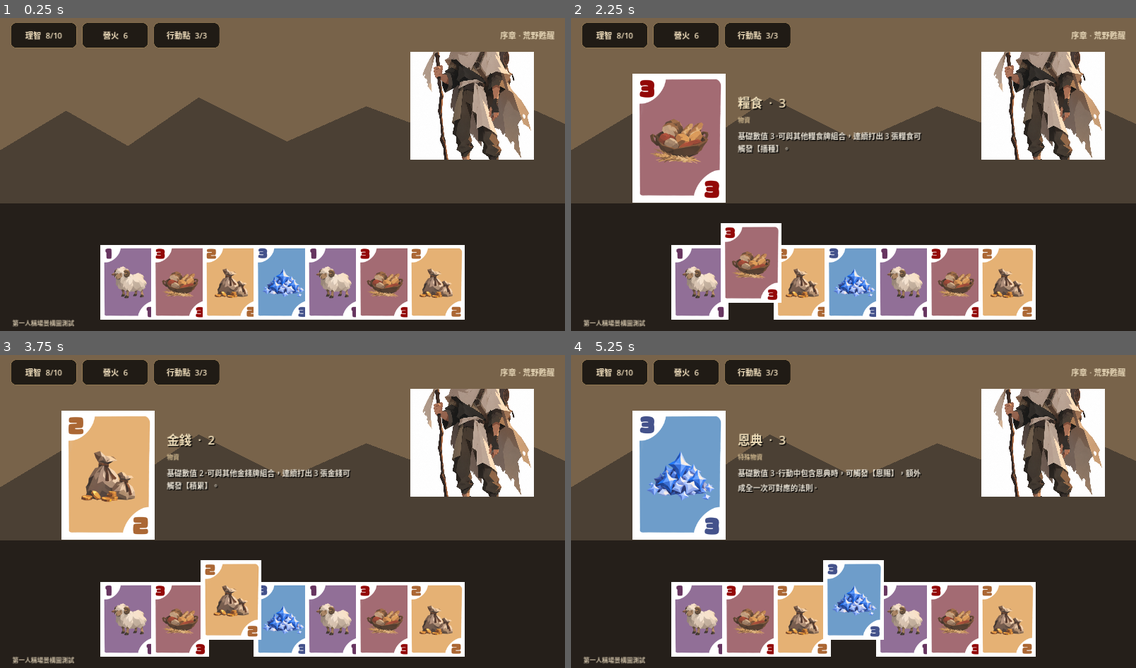
Above: before the commit, frames 1-4 (two rows, left to right).
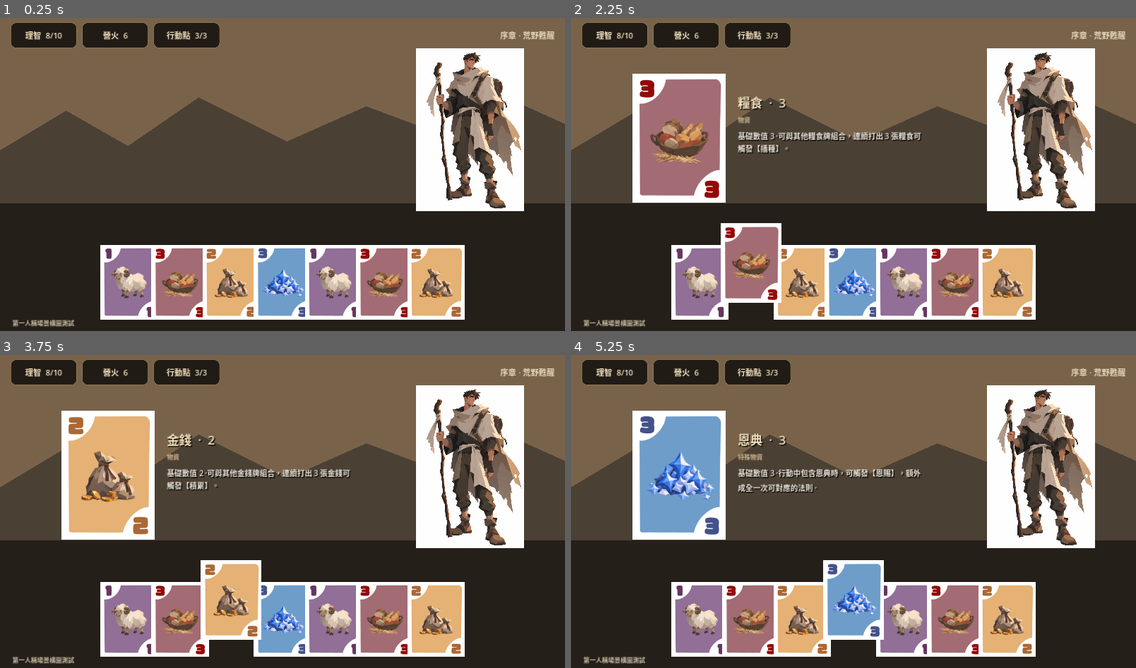
Above: after the commit, the same moments.

Repository: Timothy1007/shepherd
Game: Godot game, scene res://scenes/main.tscn
Same seed, same stepped clock (60 frames per second), same inputs: the game is played once before the commit and once after it.
Inputs (mouse positions are in pixels of both pictures, inside the frame that each line leads up to):
- Up to frame 1 (0.25 s): no input
- Up to frame 2 (2.25 s): click (700, 284) at 0.52 s; click (700, 262) at 1.27 s; click (751, 284) at 2.02 s
- Up to frame 3 (3.75 s): click (180, 599) at 2.77 s; click (231, 621) at 3.52 s
- Up to frame 4 (5.25 s): click (802, 599) at 4.27 s; click (853, 621) at 5.02 s

The runs differ from the first frame. In frame 1, 7.8% of the frame differs, in the area x 72-95%, y 9-62%; in frame 2, 7.8%; in frame 3, 7.8%; in frame 4, 7.8%.

Commit message:
fix: restore uncropped portrait and card interaction cleanup

Diff:
--- a/godot/scripts/main.gd
+++ b/godot/scripts/main.gd
@@ -54,13 +54,13 @@
 	var spacer=Control.new(); spacer.size_flags_horizontal=Control.SIZE_EXPAND_FILL; top.add_child(spacer)
 	top.add_child(make_label("序章 · 荒野甦醒",18,Color("#e8d8b8")))
 
-	var portrait=TextureRect.new(); portrait.texture=load("res: …(117 unchanged characters)… h_mode=TextureRect.STRETCH_KEEP_ASPECT_COVERED; portrait.position=Vector2(930,86); portrait.size=Vector2(280,245); portrait.texture_filter=CanvasItem.TEXTURE_FILTER_LINEAR; add_child(portrait)
+	var portrait=TextureRect.new(); portrait.texture=load("res: …(117 unchanged characters)… h_mode=TextureRect.STRETCH_KEEP_ASPECT_CENTERED; portrait.position=Vector2(900,78); portrait.size=Vector2(330,370); portrait.texture_filter=CanvasItem.TEXTURE_FILTER_LINEAR; add_child(portrait)
 
 
 	var hand=HBoxContainer.new(); hand.position=Vector2(65,525); hand.size=Vector2(1150,180); hand.alignment=BoxContainer.ALIGNMENT_CENTER; hand.add_theme_constant_override("separation",-14); add_child(hand)
 	for item in hand_cards:
 		var slot=Control.new(); slot.custom_minimum_size=CARD_SIZE
-		var card=TextureButton.new(); card.size=CARD_SIZE; card.ignore_texture_size=true; card.stretch_mode=TextureButton.STRETCH_KEEP_ASPECT_CENTERED; card.texture_normal=_rounded_texture(item[2], CARD_SIZE, 12.0); card.tooltip_text=item[0]; slot.add_child(card); hand.add_child(slot)
+		var card=TextureButton.new(); card.size=CARD_SIZE; card.ignore_texture_size=true; card.stretch_mode=TextureButton.STRETCH_KEEP_ASPECT_CENTERED; card.texture_normal=_rounded_texture(item[2], CARD_SIZE, 18.0); slot.add_child(card); hand.add_child(slot)
 		card_home[card]=Vector2.ZERO
 		card.mouse_entered.connect(func(c=card): _hover_card(c, true))
 		card.mouse_exited.connect(func(c=card): _hover_card(c, false))
@@ -110,7 +110,7 @@
 	_show_inspector(data)
 
 func _show_inspector(data: Array) -> void:
-	inspector_card.texture=_rounded_texture(data[2], Vector2(210,293), 16.0)
+	inspector_card.texture=_rounded_texture(data[2], Vector2(210,293), 22.0)
 	for child in inspector_text.get_children():
 		child.queue_free()
 	var title=make_label(data[0] + "  ·  " + data[1],28,Color("#f4e2bd"))
